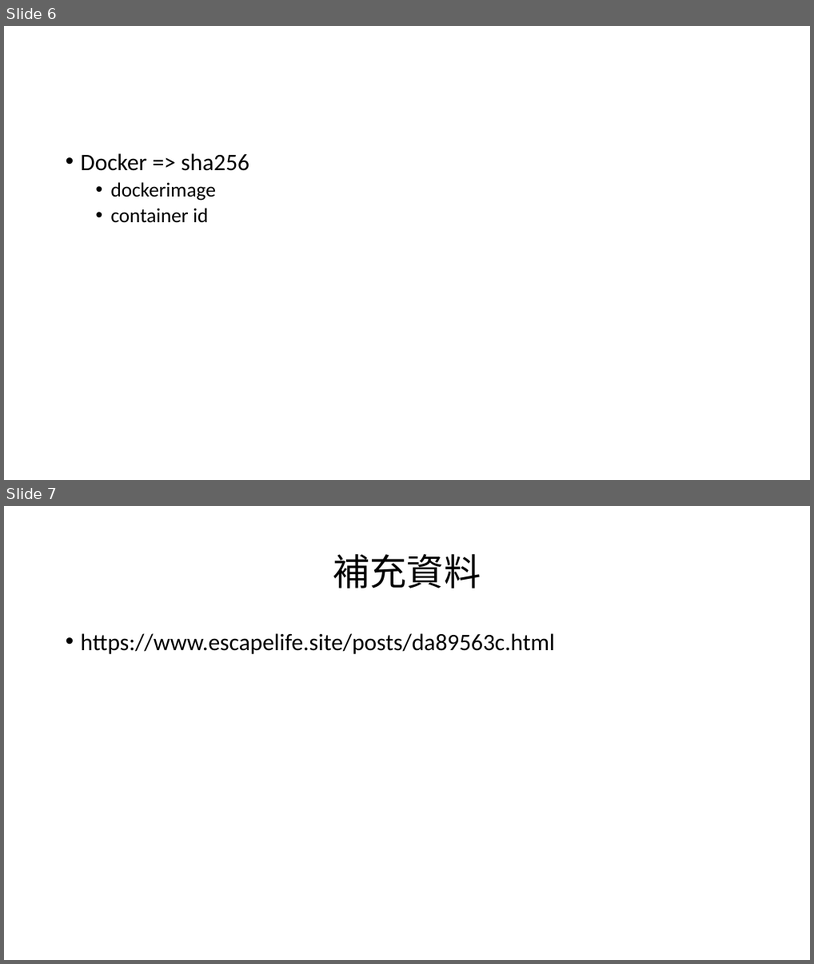
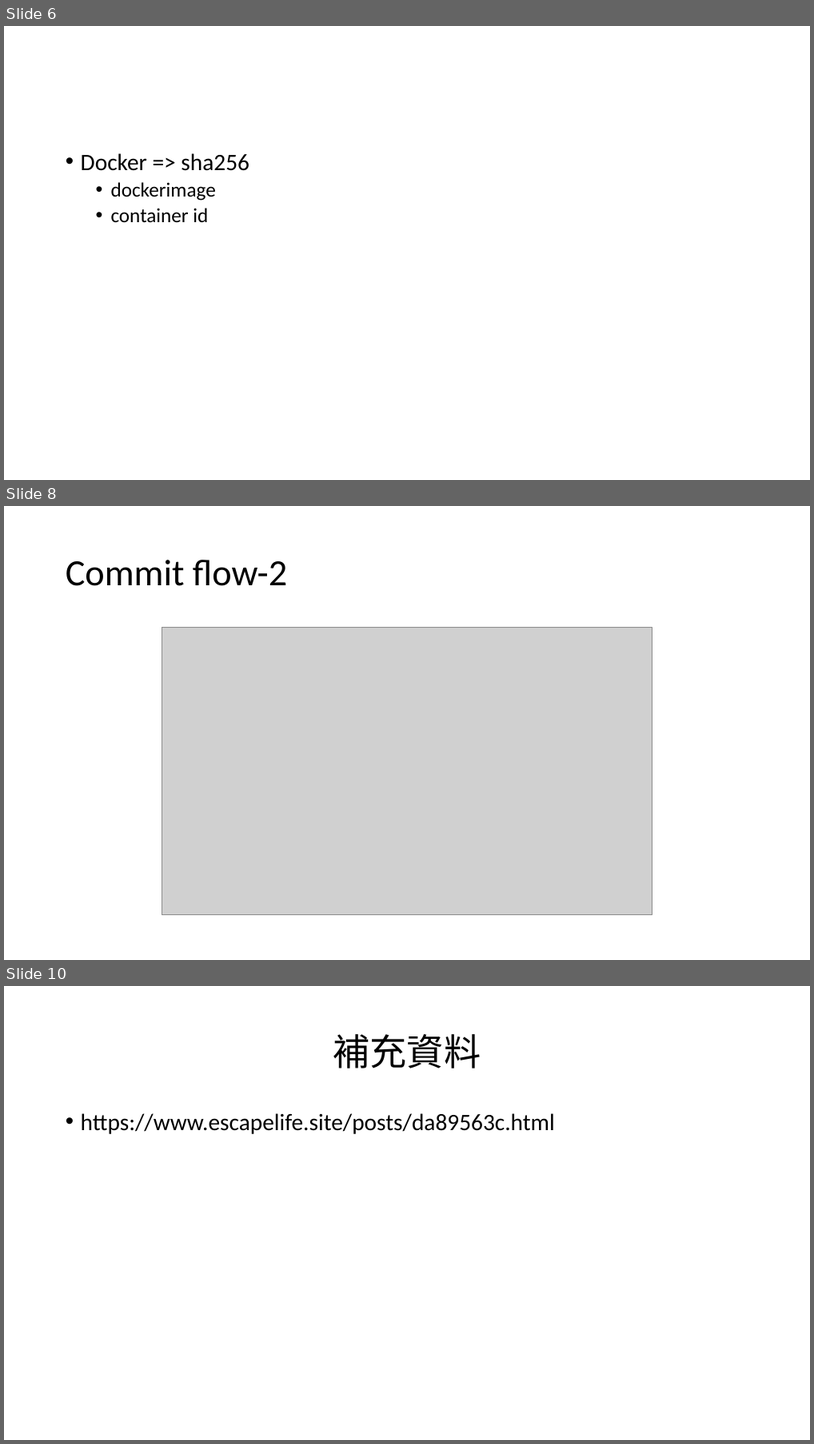
Before and after one commit to PaulHuang1/Git-CI-CD, a slide deck: Git_GitHub_GitLab 完全教程.pptx. Shown one above the other, each under a label of ours: slides 6 and 7 before the commit, slides 6, 8 and 10 after it; the slides between them are not shown. The pictures are 814x964 and 814x1444 pixels, drawn with LibreOffice and Linux fonts; fonts in the diff are those of the drawing; grey boxes stand for pictures. Boxes give left, top, right and bottom in pixels: in the first picture for what was removed or moved away, otherwise in the second. Text is boxed around its words. In the diff, an @@ line names an element or a change of style, - is before the commit and + after.

```diff
--- a/Git_GitHub_GitLab 完全教程.pptx
+++ b/Git_GitHub_GitLab 完全教程.pptx
@@ slide 8 added at (x1=4, y1=506, x2=810, y2=960), background #FFFFFF @@
@@ title added at (x1=66, y1=560, x2=287, y2=586), 44 pt, text #000000 @@
+Commit flow-2
@@ picture added at (x1=162, y1=627, x2=653, y2=915) @@
@@ what was slide 7 is now slide 10 @@
```
Also in this commit, not shown: 2 other slides added.
